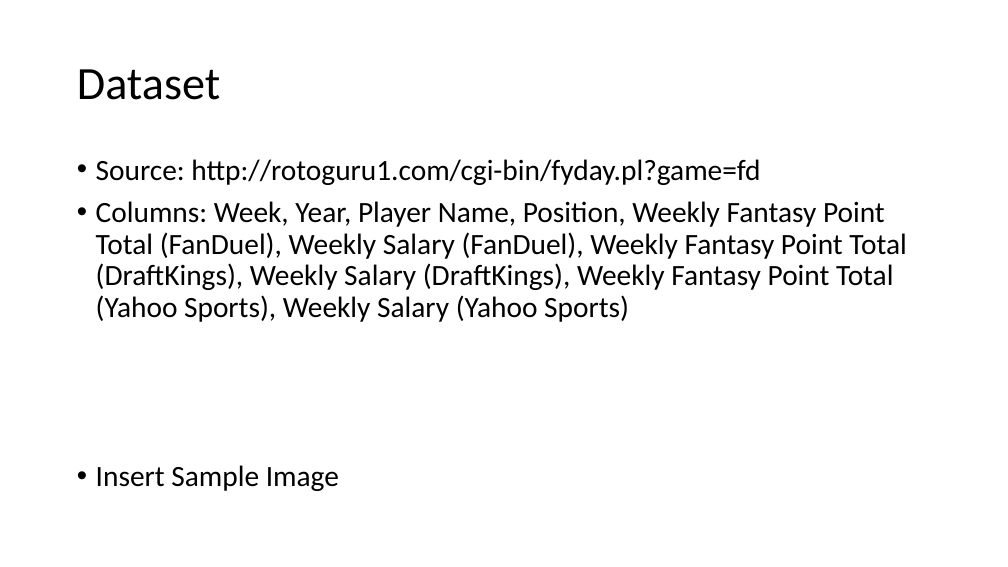
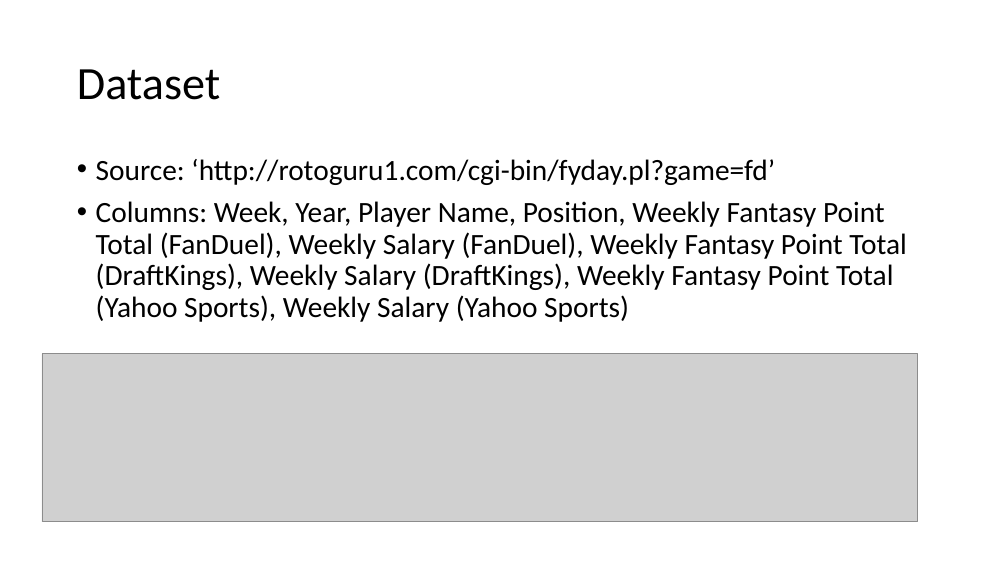
Before and after one commit to hjgoode3/NYCDSA_Python_Project, a slide deck: slide 5 of HG_Project_Presentation.pptx. Drawn at 1008x567 pixels with LibreOffice and Linux fonts; fonts in the diff are those of the drawing; grey boxes stand for pictures. Boxes give left, top, right and bottom in pixels: in the first picture for what was removed or moved away, otherwise in the second. Text is boxed around its words. In the diff, an @@ line names an element or a change of style, - is before the commit and + after.

```diff
--- a/HG_Project_Presentation.pptx
+++ b/HG_Project_Presentation.pptx
@@ text at <box>96,159,775,185</box>: text changed @@
-• Source: http://rotoguru1.com/cgi-bin/fyday.pl?game=fd
+• Source: ‘http://rotoguru1.com/cgi-bin/fyday.pl?game=fd’
@@ picture added at <box>42,354,918,522</box> @@
@@ text at <box>96,465,339,491</box>: paragraph removed @@
-• Insert Sample Image
```
Also in this commit, not shown: 2 other slides changed, 7 slides added, 2 slides removed, 2 other files.
